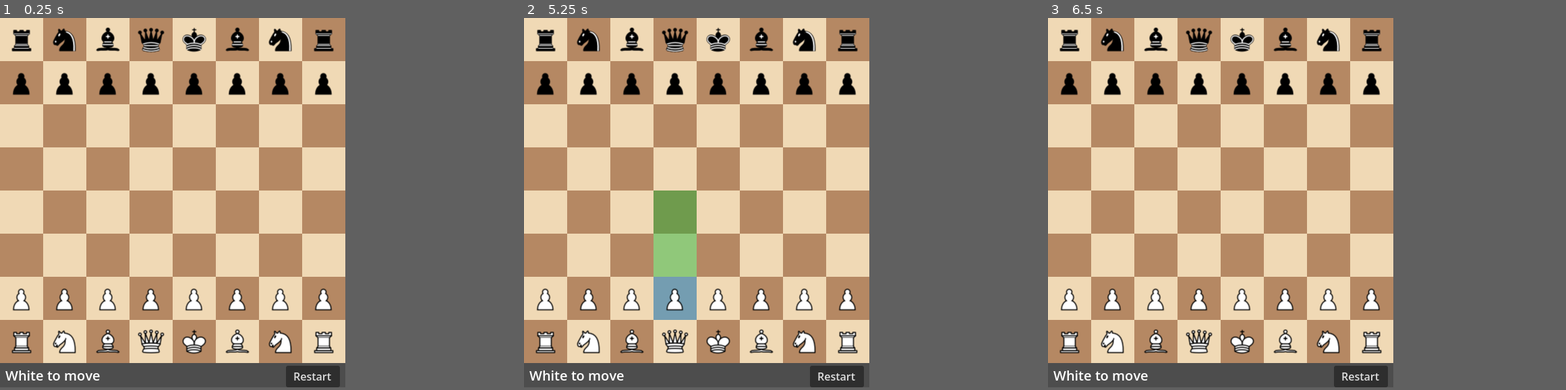
Above: before the commit, frames 1-3 (left to right).
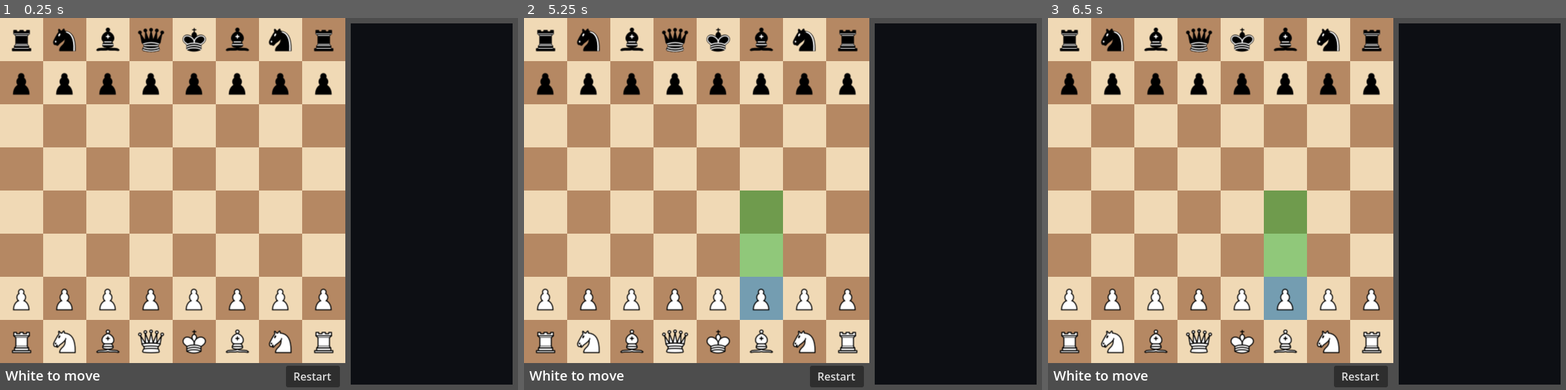
Above: after the commit, the same moments.

Repository: LaRosanera/morphic-chess
Game: Godot game, scene res://Scenes/Chess/chess_board.tscn
Same seed, same stepped clock (60 frames per second), same inputs: the game is played once before the commit and once after it.
Inputs (mouse positions are in pixels of both pictures, inside the frame that each line leads up to):
- Up to frame 1 (0.25 s): no input
- Up to frame 2 (5.25 s): click "Restart" at 0.5 s; click "Restart" at 1.25 s; click "Restart" at 2 s; tap Enter at 2.75, 4.25 s; move the mouse to (772, 185) at 2.77 s; click (772, 185) at 2.92 s; tap Space at 3.5, 5 s; move the mouse to (627, 222) at 3.52 s; click (627, 222) at 3.67 s; move the mouse to (731, 122) at 4.27 s; click (731, 122) at 4.42 s; move the mouse to (679, 274) at 5.02 s; click (679, 274) at 5.17 s
- Up to frame 3 (6.5 s): tap Enter at 5.75 s; move the mouse to (1322, 259) at 5.77 s; click (1322, 259) at 5.92 s
In our replay, the window is 512x548 before the commit and 768x552 after it. These sizes can differ from the game's own. Grey fills any space a smaller window leaves; there, only what the larger window draws over its background counts as a difference.

The runs differ from the first frame. In frame 1, 3.5% of the frame differs, in the area x 0-100%, y 0-100%; in frame 2, 9.1%; in frame 3, 6.3%.

Commit message:
terminal
Added Rect and Text node

Diff:
--- a/Scenes/Chess/chess_board.tscn
+++ b/Scenes/Chess/chess_board.tscn
@@ -101,6 +101,29 @@
 theme_override_font_sizes/font_size = 20
 text = "White to move"
 
+[node name="Terminal" type="ColorRect" parent="UI"]
+layout_mode = 0
+offset_left = 520.0
+offset_top = 8.0
+offset_right = 760.0
+offset_bottom = 544.0
+mouse_filter = 2
+color = Color(0.05, 0.06, 0.08, 1)
+
+[node name="Log" type="RichTextLabel" parent="UI/Terminal"]
+layout_mode = 1
+anchors_preset = 15
+anchor_right = 1.0
+anchor_bottom = 1.0
+offset_left = 8.0
+offset_top = 8.0
+offset_right = -8.0
+offset_bottom = -8.0
+theme_override_colors/default_color = Color(0.49, 0.99, 0.49, 1)
+theme_override_font_sizes/normal_font_size = 14
+bbcode_enabled = true
+scroll_following = true
+
 [node name="Restart" type="Button" parent="UI" unique_id=479491815]
 layout_mode = 0
 offset_left = 424.0
--- a/project.godot
+++ b/project.godot
@@ -17,8 +17,8 @@
 
 [display]
 
-window/size/viewport_width=512
-window/size/viewport_height=548
+window/size/viewport_width=768
+window/size/viewport_height=552
 window/stretch/mode="canvas_items"
 window/stretch/aspect="expand"
 
